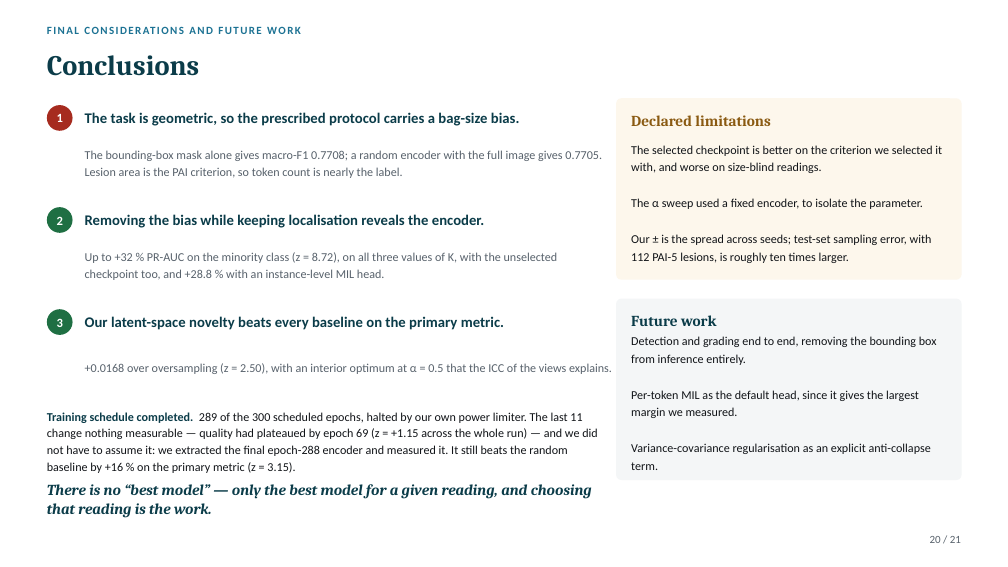
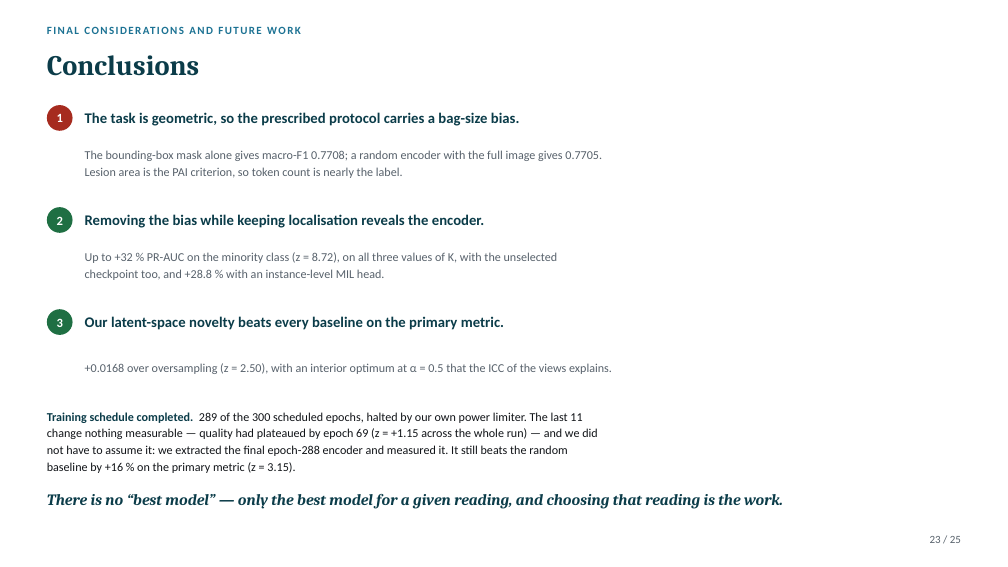
Before and after one commit to Gennaro-finance/Computer_Vision, a slide deck: slide 23 of Project8_CV_2025-2026.pptx (slide 20 before the commit). Drawn at 1008x567 pixels with LibreOffice and Linux fonts; fonts in the diff are those of the drawing. Boxes give left, top, right and bottom in pixels: in the first picture for what was removed or moved away, otherwise in the second. Text is boxed around its words. In the diff, an @@ line names an element or a change of style, - is before the commit and + after.

```diff
--- a/Project8_CV_2025-2026.pptx
+++ b/Project8_CV_2025-2026.pptx
@@ rounded rectangle removed at [616,98,962,280] @@
@@ text removed at [631,115,771,126] @@
-Declared limitations
@@ text removed at [631,145,942,263] @@
-The selected checkpoint is better on the criterion we selected it with, and worse on size-blind readings.
-The α sweep used a fixed encoder, to isolate the parameter.
-Our ± is the spread across seeds; test-set sampling error, with 112 PAI-5 lesions, is roughly ten times larger.
@@ rounded rectangle removed at [616,299,962,480] @@
@@ text removed at [631,315,716,326] @@
-Future work
@@ text removed at [631,336,937,470] @@
-Detection and grading end to end, removing the bounding box from inference entirely.
-Per-token MIL as the default head, since it gives the largest margin we measured.
-Variance-covariance regularisation as an explicit anti-collapse term.
@@ text "There is no “best model” ..." at [47,494,740,509]: size 14.5 to 15 pt @@
@@ text at [930,536,961,543]: text changed @@
-20 / 21
+23 / 25
```
Also in this commit, not shown: 20 other slides changed, 4 slides added, 1 other file.
